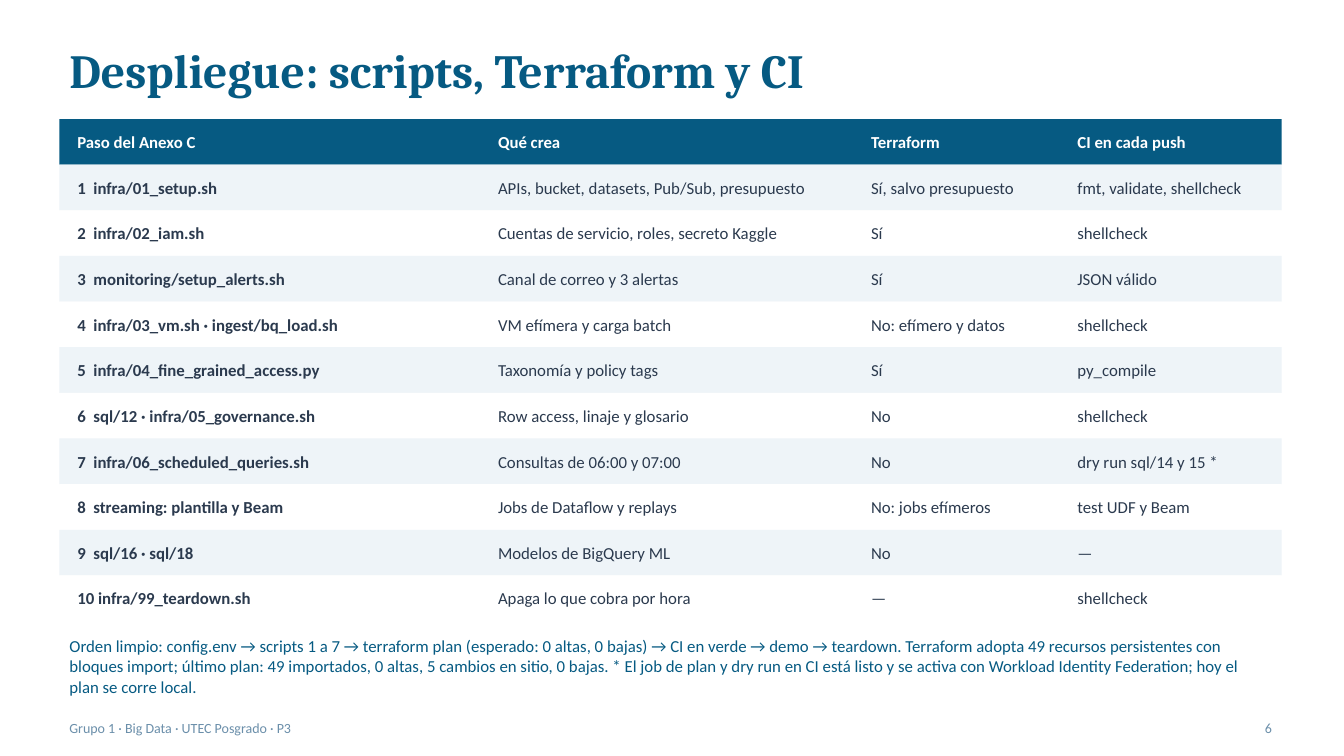
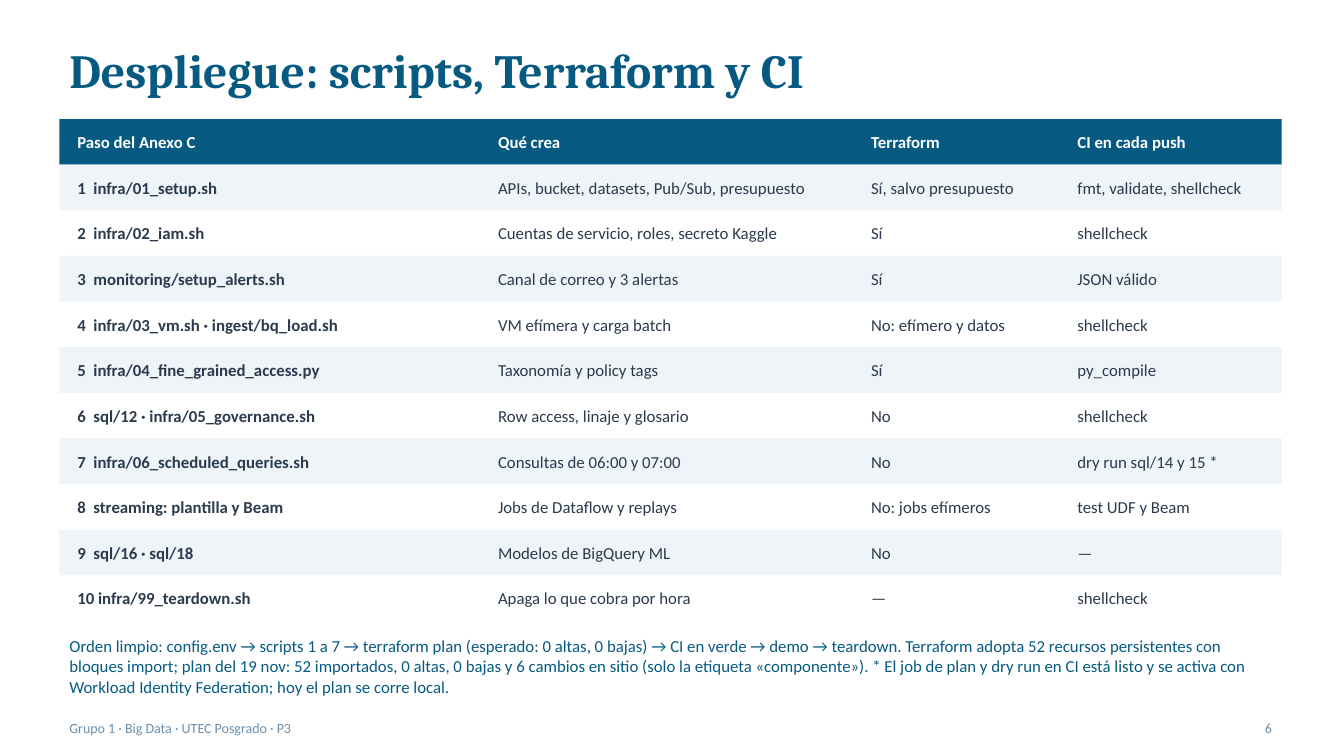
Before and after one commit to RVargasC22/bigdata-g1-ecommerce-gcp, a slide deck: slide 6 of docs/p3/Sustentacion_P3.pptx. Drawn at 1344x756 pixels with LibreOffice and Linux fonts; fonts in the diff are those of the drawing. Boxes give left, top, right and bottom in pixels: in the first picture for what was removed or moved away, otherwise in the second. Text is boxed around its words. In the diff, an @@ line names an element or a change of style, - is before the commit and + after.

```diff
--- a/docs/p3/Sustentacion_P3.pptx
+++ b/docs/p3/Sustentacion_P3.pptx
@@ text at [69,640,1245,696]: text changed @@
-Orden limpio: config.env → scripts 1 a 7 → terraform plan (esperado: 0 altas, 0 bajas) → CI en verde → demo → teardown. Terraform adopta 49 recursos persistentes con bloques import; último plan: 49 importados, 0 altas, 5 cambios en sitio, 0 bajas. * El job de plan y dry run en CI está listo y se activa con Workload Identity Federation; hoy el plan se corre local.
+Orden limpio: config.env → scripts 1 a 7 → terraform plan (esperado: 0 altas, 0 bajas) → CI en verde → demo → teardown. Terraform adopta 52 recursos persistentes con bloques import; plan del 19 nov: 52 importados, 0 altas, 0 bajas y 6 cambios en sitio (solo la etiqueta «componente»). * El job de plan y dry run en CI está listo y se activa con Workload Identity Federation; hoy el plan se corre local.
```
Also in this commit, not shown: 1 other slide changed, 4 other files.
